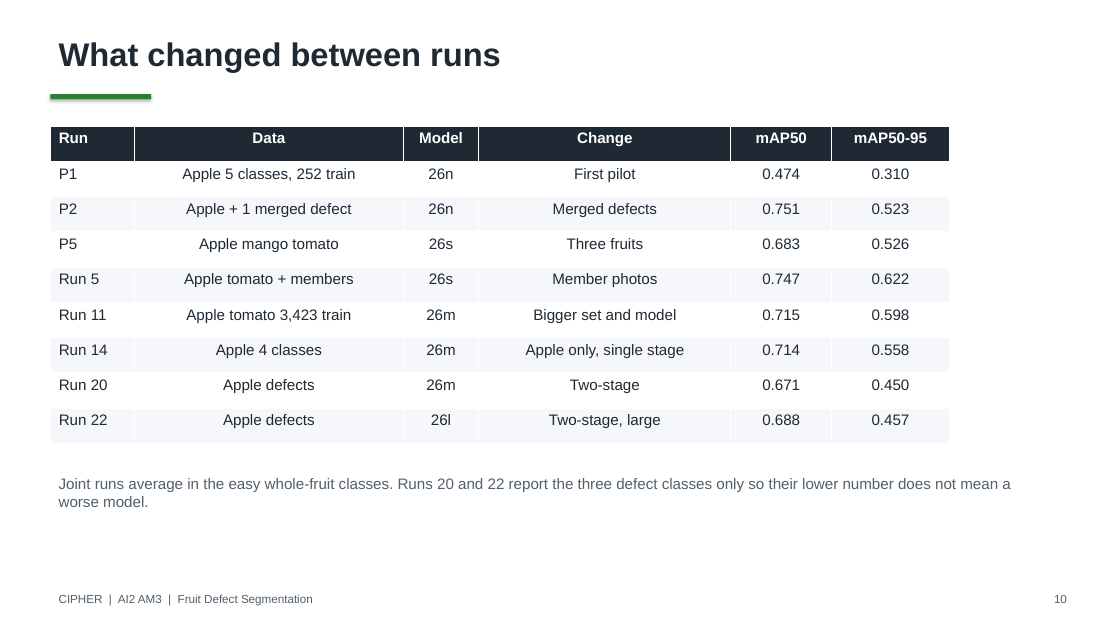
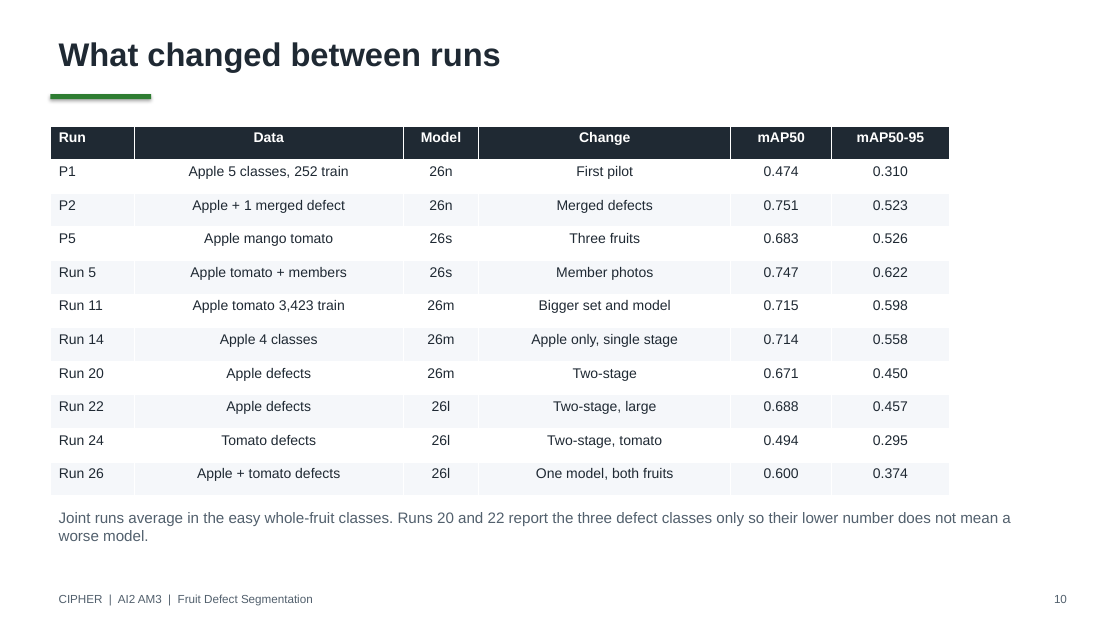
Before and after one commit to deangg/instancesegmentation, a slide deck: slide 10 of slides/CIPHER_AI2_Final_Defense.pptx. Drawn at 1120x630 pixels with LibreOffice and Linux fonts; fonts in the diff are those of the drawing. Boxes give left, top, right and bottom in pixels: in the first picture for what was removed or moved away, otherwise in the second. Text is boxed around its words. In the diff, an @@ line names an element or a change of style, - is before the commit and + after.

```diff
--- a/slides/CIPHER_AI2_Final_Defense.pptx
+++ b/slides/CIPHER_AI2_Final_Defense.pptx
@@ table at <box>50,126,949,496</box> @@
+row 10: Run 24 | Tomato defects | 26l | Two-stage, tomato | 0.494 | 0.295
+row 11: Run 26 | Apple + tomato defects | 26l | One model, both fruits | 0.600 | 0.374
@@ text "Joint runs average in the ...": place and size @@
-text "Joint runs average in the ..." at <box>59,478,1010,507</box>
+text "Joint runs average in the ..." at <box>59,512,1010,541</box>
```
Also in this commit, not shown: 8 other slides changed, 2 slides added, 15 other files.
